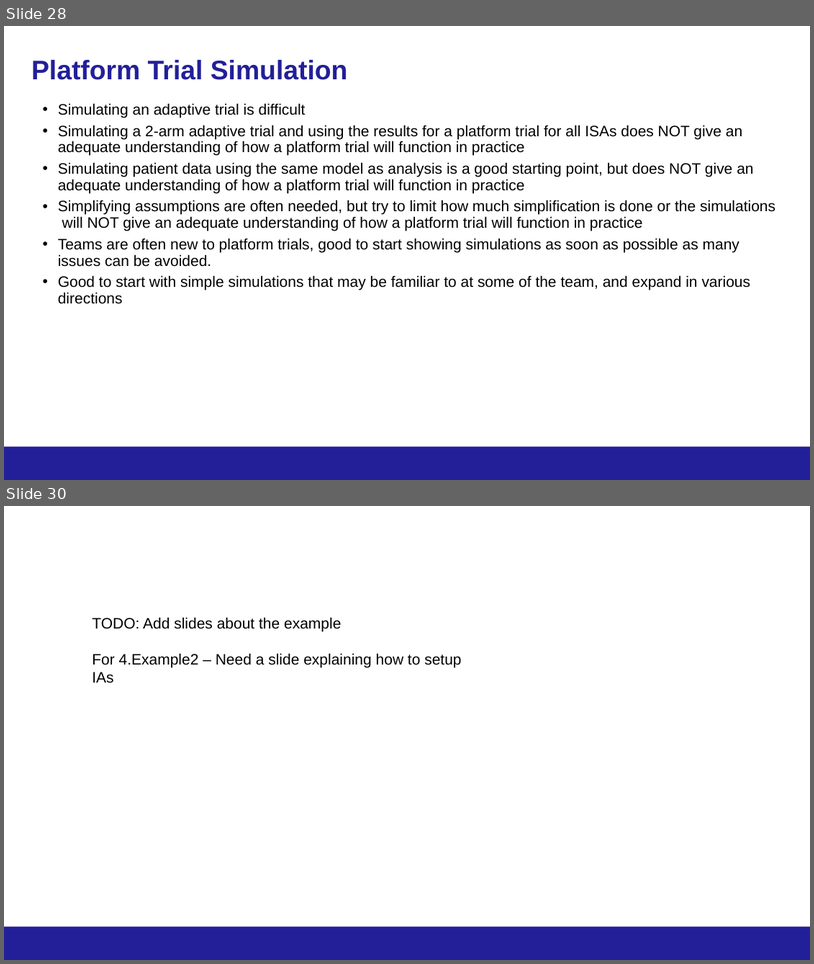
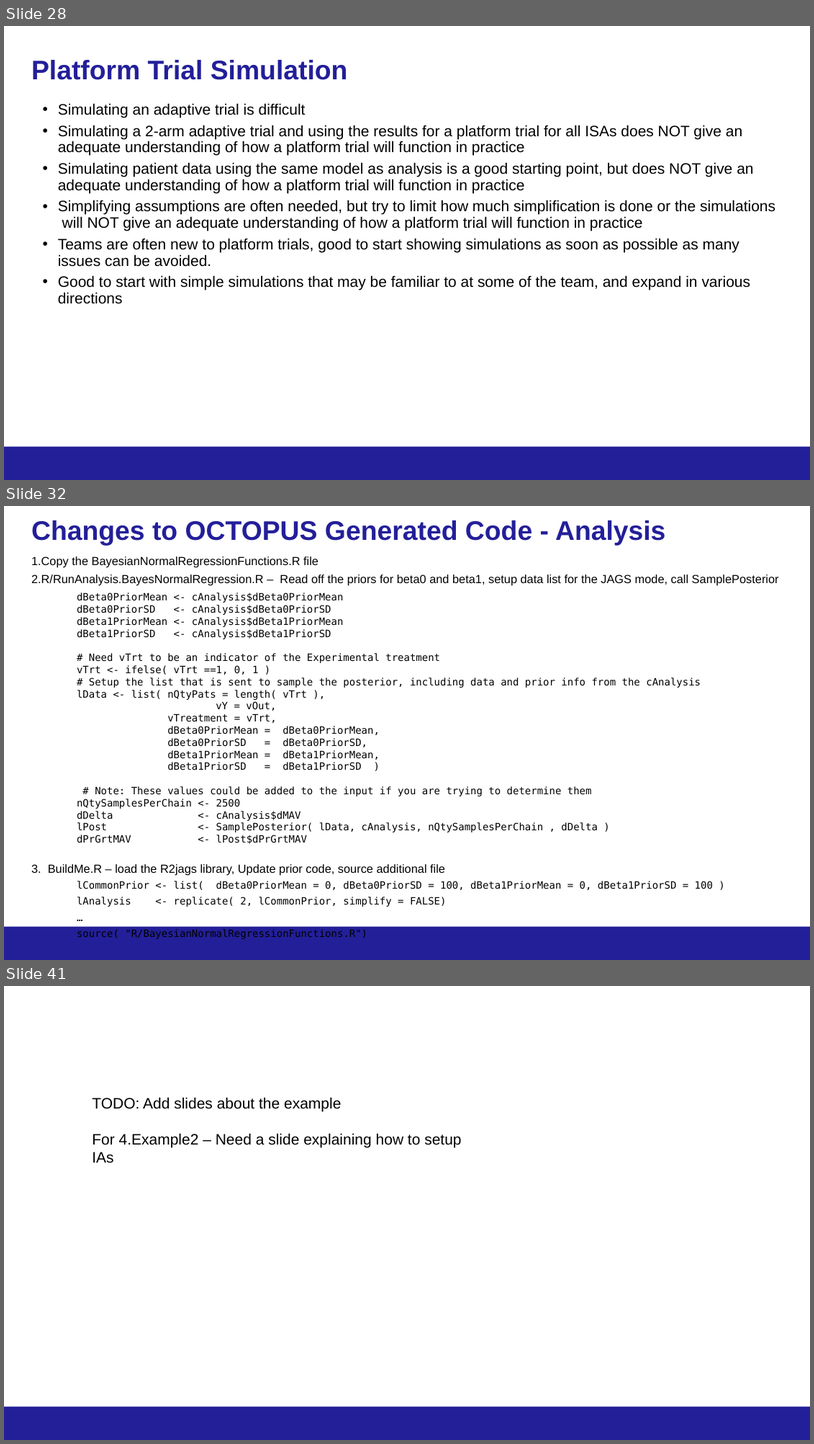
Before and after one commit to kwathen/BayesPharma2024-OCTOPUS, a slide deck: CourseMaterial/Wathen-Bayes2024ForDistribution.pptx. Shown one above the other, each under a label of ours: slides 28 and 30 before the commit, slides 28, 32 and 41 after it; the slides between them are not shown. The pictures are 814x964 and 814x1444 pixels, drawn with LibreOffice and Linux fonts; fonts in the diff are those of the drawing; background and template pictures are left out. Boxes give left, top, right and bottom in pixels: in the first picture for what was removed or moved away, otherwise in the second. Text is boxed around its words. In the diff, an @@ line names an element or a change of style, - is before the commit and + after.

```diff
--- a/CourseMaterial/Wathen-Bayes2024ForDistribution.pptx
+++ b/CourseMaterial/Wathen-Bayes2024ForDistribution.pptx
@@ slide 32 added at [4, 506, 810, 960], background #FFFFFF; not listed: 1 template element that a slide beside it also shows @@
@@ title added at [31, 520, 666, 545], 32 pt, text #231F99, bold @@
+Changes to OCTOPUS Generated Code - Analysis
@@ text added at [31, 556, 779, 890], 12 pt, text #000000 @@
+1. Copy the BayesianNormalRegressionFunctions.R file
+2. R/RunAnalysis.BayesNormalRegression.R – Read off the priors for beta0 and beta1, setup data list for the JAGS mode, call SamplePosterior
+  dBeta0PriorMean <- cAnalysis$dBeta0PriorMean
+  dBeta0PriorSD <- cAnalysis$dBeta0PriorSD
+  dBeta1PriorMean <- cAnalysis$dBeta1PriorMean
+  dBeta1PriorSD <- cAnalysis$dBeta1PriorSD
+  # Need vTrt to be an indicator of the Experimental treatment
+  vTrt <- ifelse( vTrt ==1, 0, 1 )
+  # Setup the list that is sent to sample the posterior, including data and prior info from the cAnalysis
+  lData <- list( nQtyPats = length( vTrt ),
+  vY = vOut,
+  vTreatment = vTrt,
+  dBeta0PriorMean = dBeta0PriorMean,
+  dBeta0PriorSD = dBeta0PriorSD,
+  dBeta1PriorMean = dBeta1PriorMean,
+  dBeta1PriorSD = dBeta1PriorSD )
+  # Note: These values could be added to the input if you are trying to determine them
+  nQtySamplesPerChain <- 2500
+  dDelta <- cAnalysis$dMAV
+  lPost <- SamplePosterior( lData, cAnalysis, nQtySamplesPerChain , dDelta )
+  dPrGrtMAV <- lPost$dPrGrtMAV
+3. BuildMe.R – load the R2jags library, Update prior code, source additional file
+  lCommonPrior <- list( dBeta0PriorMean = 0, dBeta0PriorSD = 100, dBeta1PriorMean = 0, dBeta1PriorSD = 100 )
+  lAnalysis <- replicate( 2, lCommonPrior, simplify = FALSE)
+  …
+  source( "R/BayesianNormalRegressionFunctions.R")
@@ page number added at [618, 932, 800, 955], 12 pt, text #231F99 @@
+32
@@ what was slide 30 is now slide 41 @@
```
Also in this commit, not shown: 1 slide changed, 10 other slides added, 52 other files.
